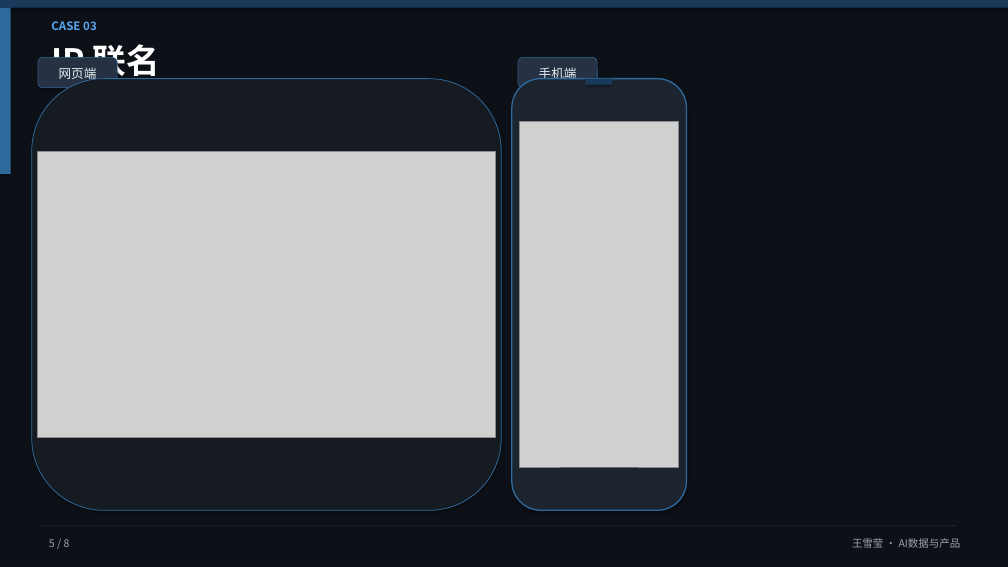
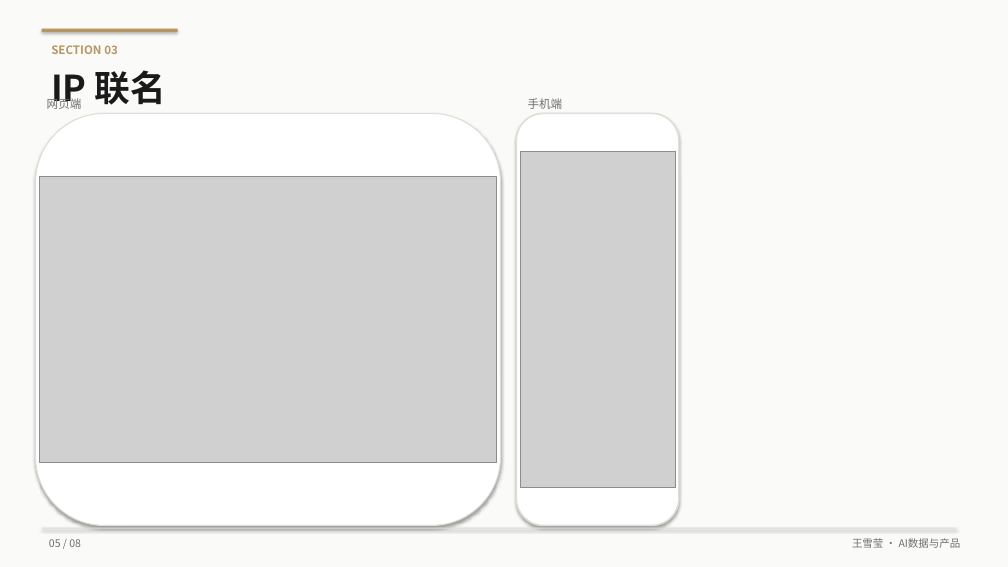
Before and after one commit to HSDCT1230/hsdct, a slide deck: slide 5 of portfolio/xolome-portfolio.pptx. Drawn at 1008x567 pixels with LibreOffice and Linux fonts; fonts in the diff are those of the drawing; grey boxes stand for pictures. Boxes give left, top, right and bottom in pixels: in the first picture for what was removed or moved away, otherwise in the second. Text is boxed around its words. In the diff, an @@ line names an element or a change of style, - is before the commit and + after.

```diff
--- a/portfolio/xolome-portfolio.pptx
+++ b/portfolio/xolome-portfolio.pptx
@@ background #0D1117 to #FAFAF8 @@
@@ rectangle at [0, 0, 1008, 567]: fill #0D1117 to #FAFAF8 @@
@@ rectangle removed at [0, 0, 1008, 8] @@
@@ rectangle removed at [0, 8, 11, 174] @@
@@ rectangle added at [42, 29, 178, 32], fill #B89662 @@
@@ rounded rectangle removed at [38, 57, 117, 88] @@
@@ text at [51, 45, 118, 54]: text changed; text colour #59A6F0 to #B89662 @@
-CASE 03
+SECTION 03
@@ rounded rectangle removed at [518, 57, 597, 88] @@
@@ text "IP 联名": place and size @@
-text "IP 联名" at [51, 39, 159, 83]
+text "IP 联名" at [51, 70, 166, 109]
@@ text "IP 联名" at [51, 70, 166, 109]: size 32 to 34 pt, text colour #FFFFFF to #1A1A1A @@
@@ rectangle removed at [586, 79, 613, 85] @@
@@ rounded rectangle: place and size @@
-rounded rectangle at [32, 79, 501, 510]
+rounded rectangle at [36, 113, 501, 526]
@@ rounded rectangle at [36, 113, 501, 526]: fill #161B22 to #FFFFFF; outline #2E6A9E 0.75 pt to #E0DED8 1 pt @@
@@ text "网页端": place and size @@
-text "网页端" at [59, 67, 97, 82]
+text "网页端" at [47, 96, 82, 109]
@@ text "网页端" at [47, 96, 82, 109]: size 12 to 11 pt, text colour #E6EDF3 to #6E6E6E; alignment centre to left @@
@@ rounded rectangle: place and size @@
-rounded rectangle at [512, 79, 687, 510]
+rounded rectangle at [516, 113, 679, 526]
@@ rounded rectangle at [516, 113, 679, 526]: fill #1C2430 to #FFFFFF; outline #2E6A9E 1.25 pt to #E0DED8 1.5 pt @@
@@ text "手机端" at [528, 98, 563, 109]: size 12 to 11 pt, text colour #E6EDF3 to #6E6E6E; alignment centre to left @@
@@ text "手机端": place and size @@
-text "手机端" at [539, 67, 577, 79]
+text "手机端" at [528, 98, 563, 109]
@@ picture: place and size @@
-picture at [38, 151, 495, 437]
+picture at [39, 176, 497, 462]
@@ picture: place and size @@
-picture at [520, 122, 679, 467]
+picture at [520, 152, 675, 488]
@@ rectangle at [42, 528, 957, 529]: fill #1C2430 to #E0DED8 @@
@@ text removed at [49, 539, 70, 547] @@
-5 / 8
@@ text added at [49, 539, 81, 547], 10 pt, text #6E6E6E @@
+05 / 08
@@ text "王雪莹 · AI数据与产品" at [852, 538, 961, 548]: text colour #9CA3AF to #6E6E6E @@
```
Also in this commit, not shown: 7 other slides changed, 1 other file.
